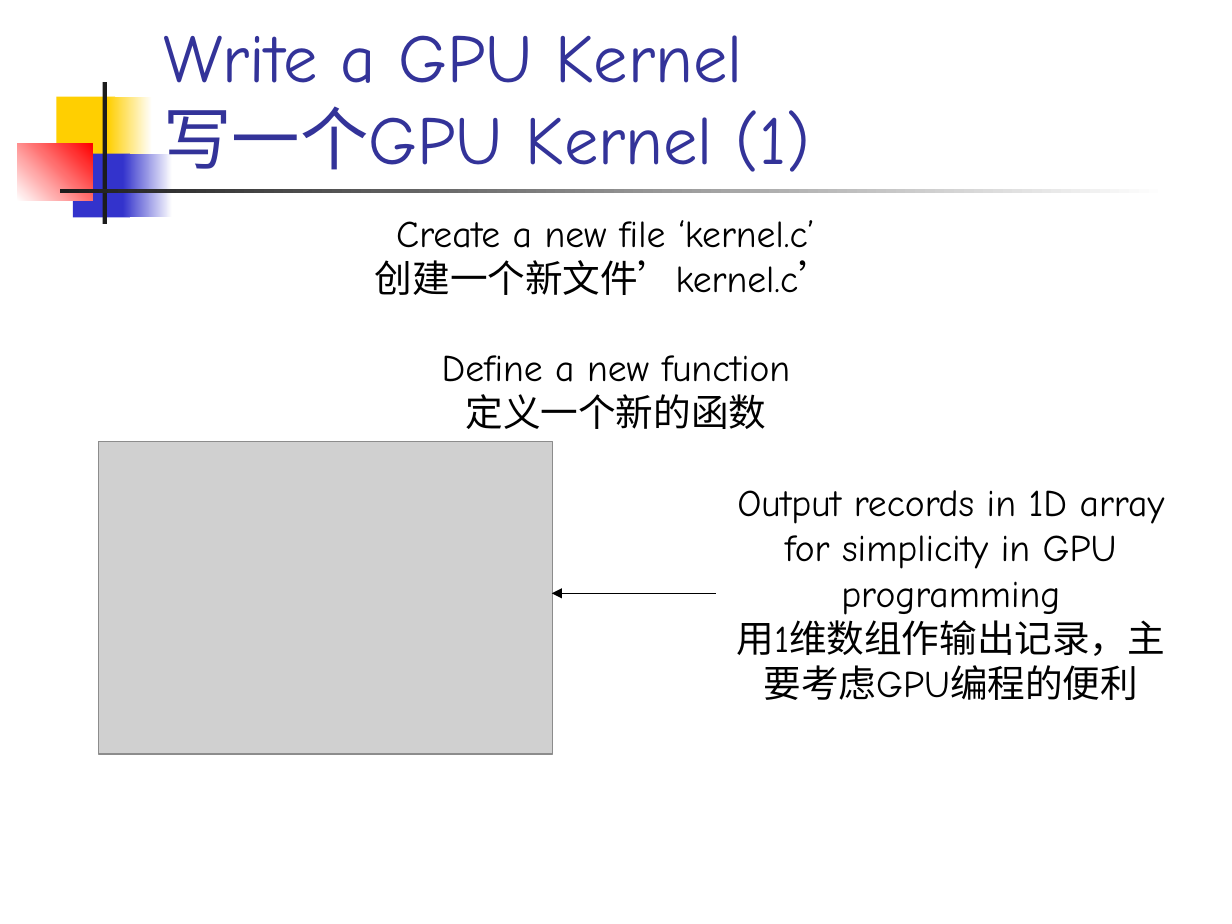
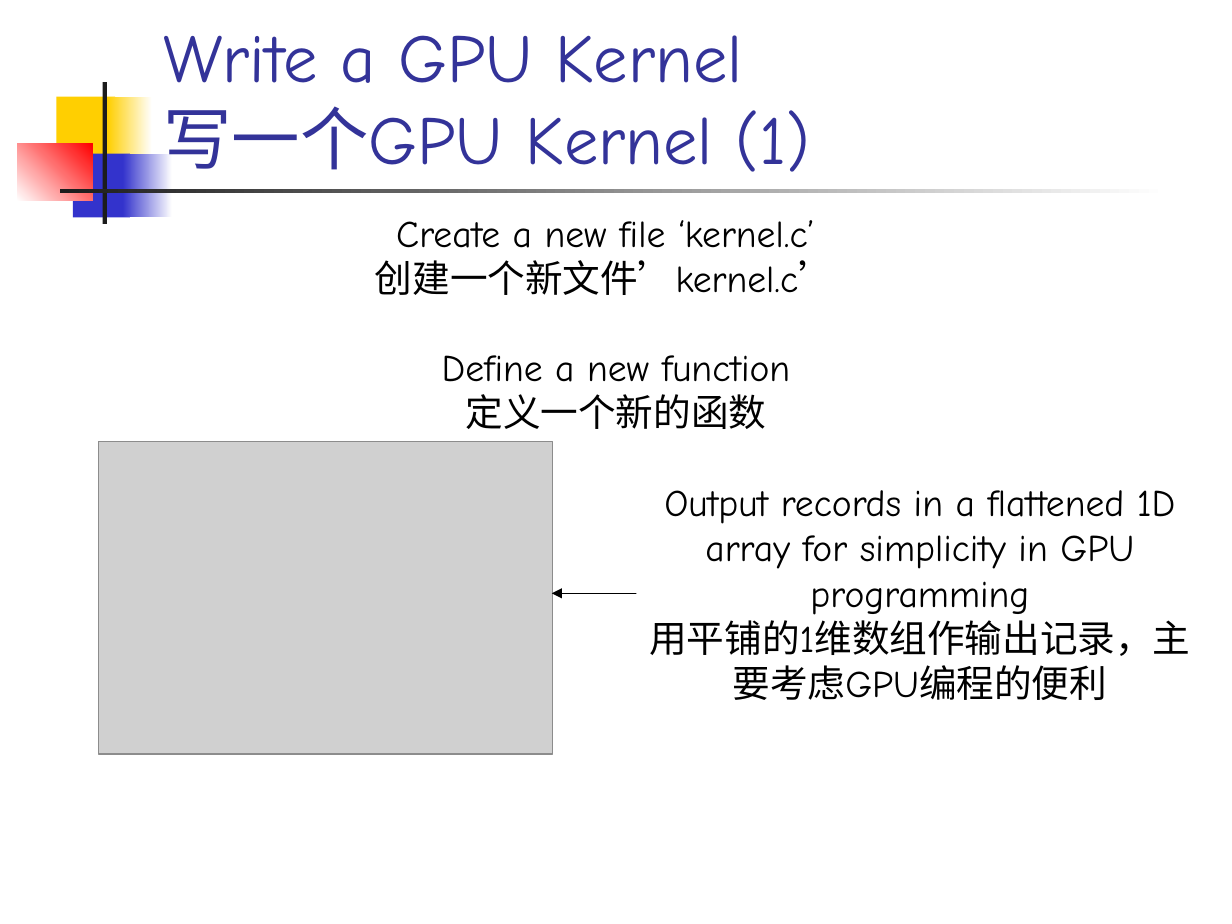
Before and after one commit to licongintel/courseMaterial, a slide deck: slide 3 of HCWMPA&S/Cookbook/Cookbook for Practice 7.1.pptx. Drawn at 1232x924 pixels with LibreOffice and Linux fonts; fonts in the diff are those of the drawing; grey boxes stand for pictures. Boxes give left, top, right and bottom in pixels: in the first picture for what was removed or moved away, otherwise in the second. Text is boxed around its words. In the diff, an @@ line names an element or a change of style, - is before the commit and + after.

```diff
--- a/HCWMPA&S/Cookbook/Cookbook for Practice 7.1.pptx
+++ b/HCWMPA&S/Cookbook/Cookbook for Practice 7.1.pptx
@@ text at box(649, 490, 1190, 700): text changed @@
-Output records in 1D array for simplicity in GPU programming
-用1维数组作输出记录，主要考虑GPU编程的便利
+Output records in a flattened 1D array for simplicity in GPU programming
+用平铺的1维数组作输出记录，主要考虑GPU编程的便利
@@ arrow moved from (716, 594) - (552, 594) to (637, 594) - (552, 594) @@
```
Also in this commit, not shown: 17 other files.
